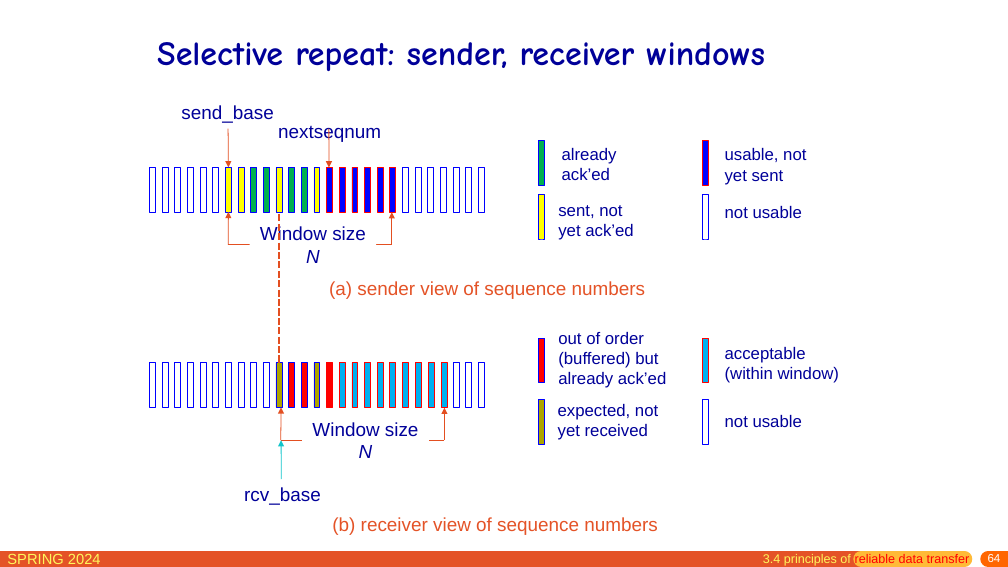
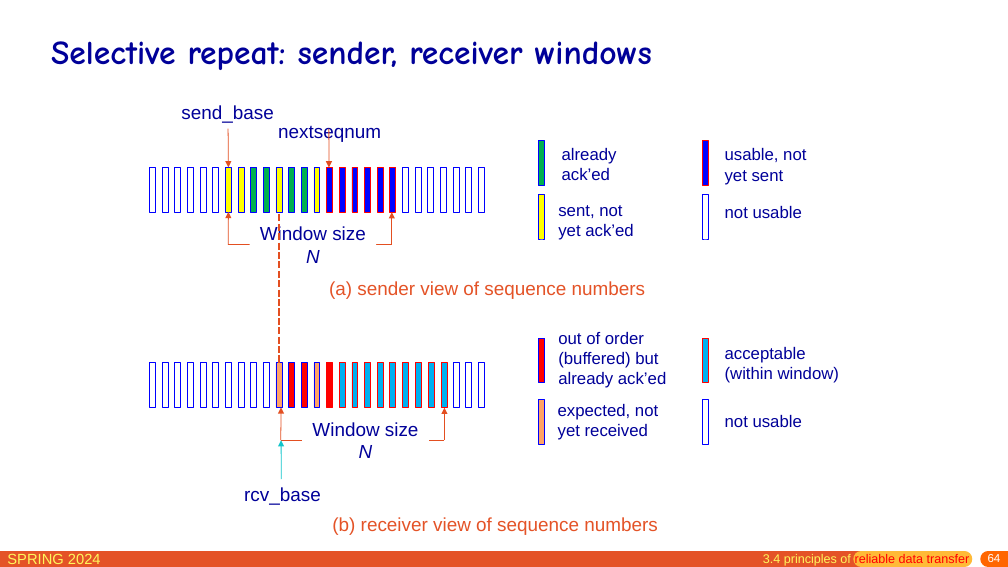
Before and after one commit to network-whu/slides, a slide deck: slide 64 of pptx/chapter3.pptx. Drawn at 1008x567 pixels with LibreOffice and Linux fonts; fonts in the diff are those of the drawing. Boxes give left, top, right and bottom in pixels: in the first picture for what was removed or moved away, otherwise in the second. Text is boxed around its words. In the diff, an @@ line names an element or a change of style, - is before the commit and + after.

```diff
--- a/pptx/chapter3.pptx
+++ b/pptx/chapter3.pptx
@@ title "Selective repeat: sender, receiver windows": place and size @@
-title "Selective repeat: sender, receiver windows" at (157,42,765,71)
+title "Selective repeat: sender, receiver windows" at (51,41,652,70)
@@ title "Selective repeat: sender, receiver windows" at (51,41,652,70): size 32.4 to 32 pt @@
@@ fill #AEA400 to #FFA366 in 3 elements at (539,400,545,445), (276,363,282,408), (314,363,320,408) @@
```
Also in this commit, not shown: 38 other slides changed.
